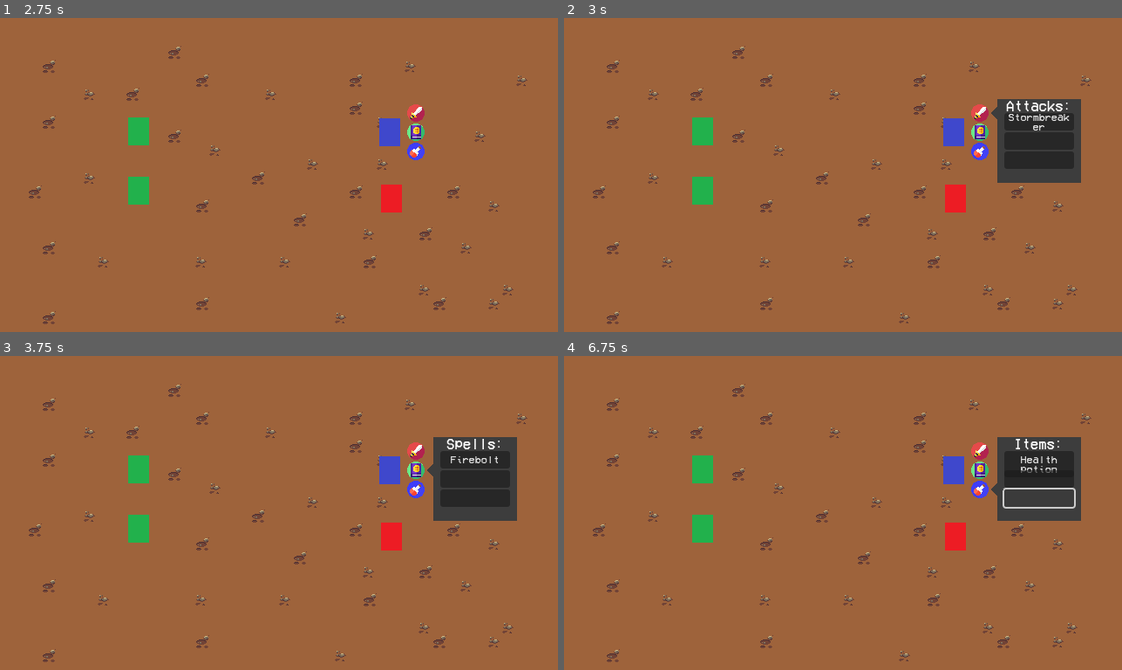
Above: before the commit, frames 1-4 (two rows, left to right).
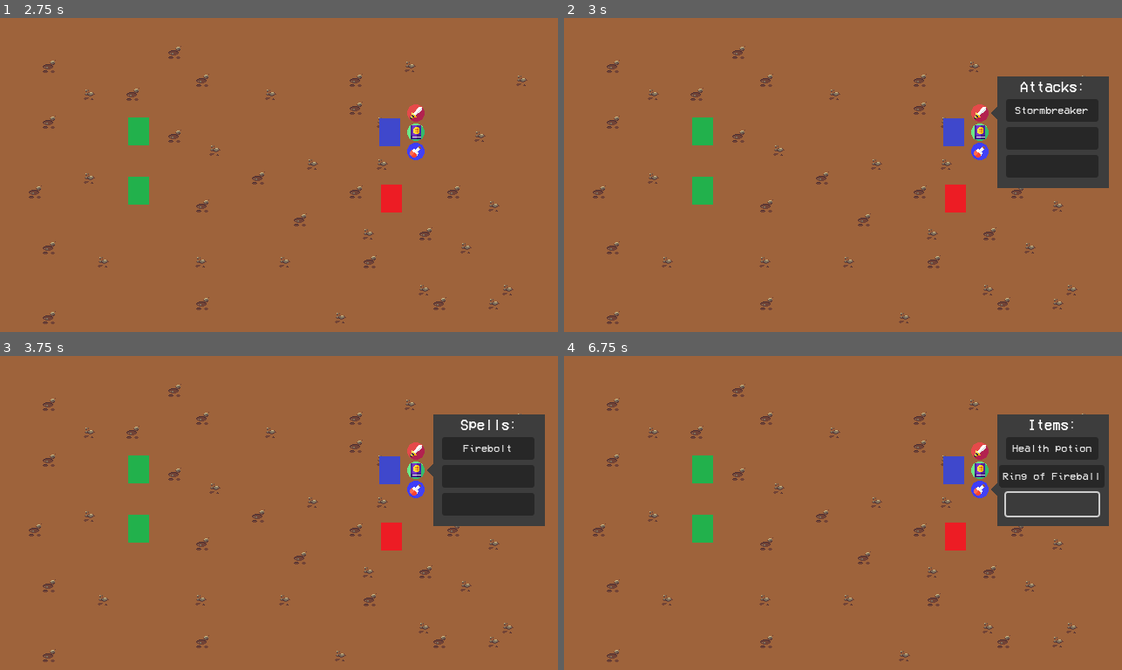
Above: after the commit, the same moments.

Repository: yuval9500/Guido
Game: Godot game, scene res://TestCombatLevel/test_combat_level.tscn
The game is run twice, just before and just after one commit, with the same random seed, the same clock (stepped at 60 frames per second) and the same inputs. This scene is started directly instead of the project's main scene.
Inputs (mouse positions are in pixels of both pictures, inside the frame that each line leads up to; where the layout moved, square brackets give the same spot in the first picture):
- Up to frame 1 (2.75 s): hold Right (right) 0.53-1.28 s; hold E (talk) 0.53-1.28 s; hold Down (down) 1.28-2 s; tap E (talk) at 1.35 s; click (279, 175) at 2 s
- Up to frame 2 (3 s): click (982, 112) at 2.75 s
- Up to frame 3 (3.75 s): click (418, 469) at 3.5 s
- Up to frame 4 (6.75 s): click (982, 487) at 4.25 s; click "Health potion" at 5 s; click (1055, 475) [1038, 478] at 5.75 s; click (1055, 503) [1038, 497] at 6.5 s

Frame 1 is identical in both runs. In frame 2, 3.5% of the frame differs, in the area x 77-98%, y 18-55%; in frame 3, 3.4%; in frame 4, 3.9%.

Commit message:
bigger combat menu

Diff:
--- a/Combat/Scenes/combat_player.tscn
+++ b/Combat/Scenes/combat_player.tscn
@@ -72,9 +72,9 @@
 visible = false
 layout_mode = 0
 offset_left = 50.0
-offset_top = -38.0
-offset_right = 146.0
-offset_bottom = 58.0
+offset_top = -64.0
+offset_right = 178.0
+offset_bottom = 64.0
 theme = SubResource("Theme_jh1xu")
 color = Color(0.237539, 0.237539, 0.237539, 1)
 
@@ -84,8 +84,9 @@
 anchor_left = 0.5
 anchor_right = 0.5
 offset_left = -48.0
+offset_top = 4.0
 offset_right = 48.0
-offset_bottom = 16.0
+offset_bottom = 20.0
 grow_horizontal = 2
 text = "Title:"
 label_settings = SubResource("LabelSettings_2m8yl")
@@ -95,40 +96,45 @@
 [node name="Option1" type="Button" parent="CombatPlayerUI/CombatMenu"]
 layout_mode = 1
 anchors_preset = -1
-anchor_left = 0.0833333
-anchor_top = 0.166667
-anchor_right = 0.916667
-anchor_bottom = 0.354167
+anchor_left = 0.0859375
+anchor_top = 0.203125
+anchor_right = 0.919271
+anchor_bottom = 0.390625
+offset_left = -0.999998
+offset_right = -1.66671
 offset_bottom = 2.0
 grow_horizontal = 2
 text = "Option1"
-autowrap_mode = 3
 metadata/_edit_use_anchors_ = true
 
 [node name="Option2" type="Button" parent="CombatPlayerUI/CombatMenu"]
 layout_mode = 1
 anchors_preset = -1
-anchor_left = 0.0833333
-anchor_top = 0.395833
-anchor_right = 0.916667
-anchor_bottom = 0.583333
-offset_bottom = 2.0
+anchor_left = 0.0859375
+anchor_top = 0.445313
+anchor_right = 0.919271
+anchor_bottom = 0.632813
+offset_left = -0.999998
+offset_top = 1.0
+offset_right = -1.66671
+offset_bottom = 3.0
 grow_horizontal = 2
 text = "Option1"
-autowrap_mode = 3
 metadata/_edit_use_anchors_ = true
 
 [node name="Option3" type="Button" parent="CombatPlayerUI/CombatMenu"]
 layout_mode = 1
 anchors_preset = -1
-anchor_left = 0.0833333
-anchor_top = 0.625
-anchor_right = 0.916667
-anchor_bottom = 0.8125
-offset_bottom = 2.0
+anchor_left = 0.0859375
+anchor_top = 0.695313
+anchor_right = 0.919271
+anchor_bottom = 0.882813
+offset_left = -0.999998
+offset_top = 1.0
+offset_right = -1.66671
+offset_bottom = 3.0
 grow_horizontal = 2
 text = "Option1"
-autowrap_mode = 3
 metadata/_edit_use_anchors_ = true
 
 [node name="AttackIndicator" type="ColorRect" parent="CombatPlayerUI"]
--- a/Combat/Scripts/combat_player.gd
+++ b/Combat/Scripts/combat_player.gd
@@ -9,7 +9,7 @@
 
 var attackOptions: Array = ["Attacks:", "Stormbreaker", "", ""]
 var spellOptions: Array = ["Spells:", "Firebolt", "", ""]
-var itemOptions: Array = ["Items:", "Health potion", "", ""]
+var itemOptions: Array = ["Items:", "Health potion", "Ring of Fireball", ""]
 
 # Called when the node enters the scene tree for the first time.
 func _ready() -> void:
--- a/TestCombatLevel/test_combat_level.tscn
+++ b/TestCombatLevel/test_combat_level.tscn
@@ -46,11 +46,11 @@
 
 [node name="test_combat_level" type="Node2D"]
 
-[node name="CombatUI" parent="." instance=ExtResource("1_bmq5s")]
-
 [node name="TransitionManager" parent="." instance=ExtResource("1_1v7kp")]
 visible = false
 top_level = true
+
+[node name="CombatUI" parent="." instance=ExtResource("1_bmq5s")]
 
 [node name="Ground" type="TileMapLayer" parent="."]
 tile_map_data = PackedByteArray("AAAAAAAABQAAAAAAAAAAAAEABQAAAAAAAAAAAAIABQAAAAAAAAAAAAMABQAAAAAAAAAAAAQABQAAAAAAAAAAAA …(14640 unchanged characters)…
--- a/project.godot
+++ b/project.godot
@@ -18,6 +18,10 @@
 [autoload]
 
 StoryManager="*res://Globals/StoryManager/StoryManager.gd"
+
+[debug]
+
+gdscript/warnings/unused_signal=0
 
 [display]
 
